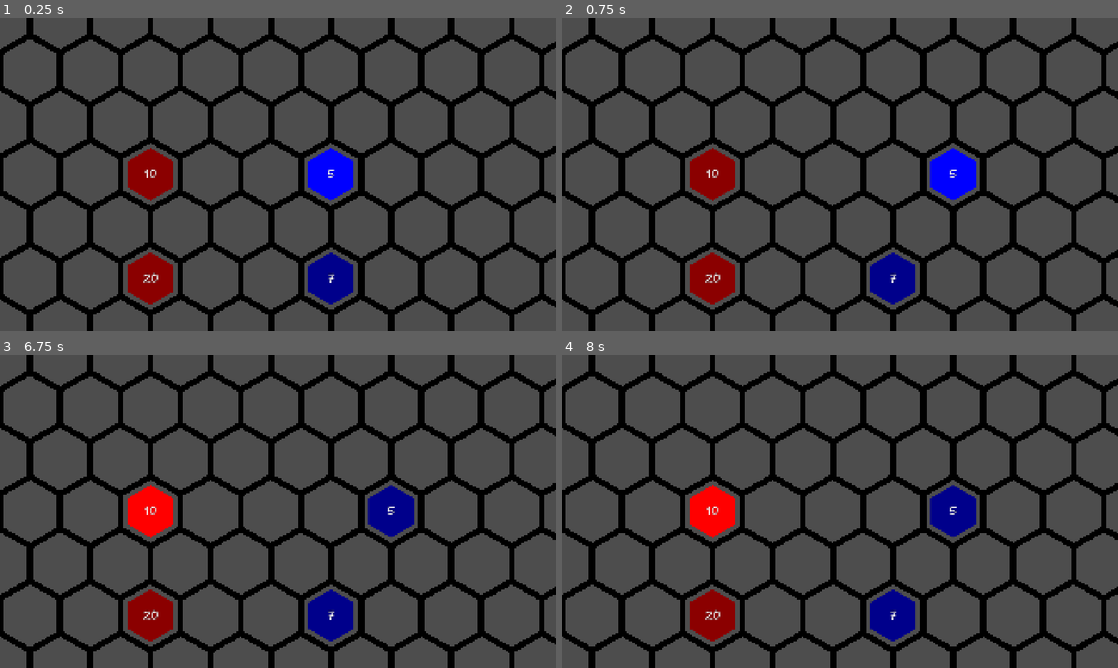
Above: before the commit, frames 1-4 (two rows, left to right).
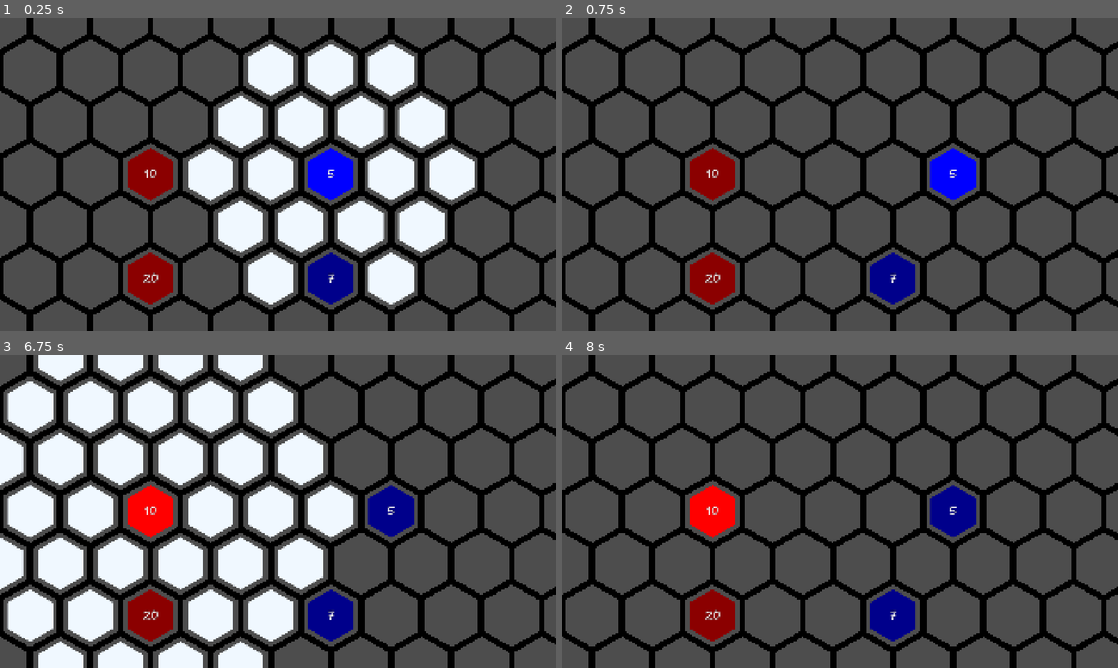
Above: after the commit, the same moments.

Repository: stvnnfrl/Portfolio
Game: Godot game, scene res://screens/battle/battlefield.tscn
Two runs of this game, one before a commit and one after it. Both use one fixed random seed, a clock stepped at 60 frames per second and the inputs below. This scene is started directly instead of the project's main scene.
Inputs (mouse positions are in pixels of both pictures, inside the frame that each line leads up to):
- Up to frame 1 (0.25 s): no input
- Up to frame 2 (0.75 s): tap Enter at 0.5 s; move the mouse to (962, 158) at 0.52 s; click (962, 158) at 0.67 s
- Up to frame 3 (6.75 s): tap Space at 1.25, 2.75, 4.25 s; drag from (166, 527) to (250, 574) at 1.27 s; tap Enter at 2, 3.5 s; move the mouse to (333, 442) at 2.02 s; click (333, 442) at 2.17 s; drag from (250, 574) to (111, 464) at 2.77 s; move the mouse to (444, 558) at 3.52 s; click (444, 558) at 3.67 s; drag from (111, 464) to (194, 433) at 4.27 s; move the mouse to (305, 511) at 5.02 s; click (305, 511) at 5.17 s; drag from (194, 433) to (166, 527) at 5.77 s; move the mouse to (400, 495) at 6.52 s; click (400, 495) at 6.67 s
- Up to frame 4 (8 s): drag from (728, 527) to (812, 574) at 7.27 s

The runs differ from the first frame. In frame 1, 18% of the frame differs, in the area x 33-86%, y 8-92%; in frame 2, nothing differs; in frame 3, 30%, in the area x 0-64%, y 0-100%; in frame 4, nothing differs.

Commit message:
available moves shadow

Diff:
--- a/hpp/hex_grid/hex_grid_render.gd
+++ b/hpp/hex_grid/hex_grid_render.gd
@@ -4,6 +4,12 @@
 @export var color: Color = Color.BLACK
 @export var border_frac: float = 0.9
 @export var unit_scene : PackedScene
+@export var highlight_scene : PackedScene
+
+@onready var highlight_layer = $"../Highlight"
+
+var active_reachable_hex : Dictionary = {}
+var active_highlights : Array = []
 
 enum SubTurnPhase {MOVING, ATTACKING}
 
@@ -71,13 +77,16 @@
 	# start turn
 	_start_next_sub_turn()
 
+
 # Called every frame. 'delta' is the elapsed time since the previous frame.
 func _process(delta: float) -> void:
 	set_instance_shader_parameter("rect_size", get_viewport_rect().size)
 	pass
 
+
 func _draw() -> void:
 	self.draw_rect(get_viewport_rect(), color)
+
 
 # This will have to be improved to be more modular depending on the unit and data we get from pre-grame
 func _setup_army():
@@ -134,6 +143,7 @@
 	active_unit = turn_queue[curr_subturn_index]
 	curr_subturn_phase = SubTurnPhase.MOVING
 	_update_unit_color(active_unit)
+	_draw_reachable_hexes()
 
 
 func _unhandled_input(event: InputEvent) -> void:
@@ -155,9 +165,11 @@
 				active_unit["hex"].position = cubic.cubic_to_pos2D(target_pos)
 
 				curr_subturn_phase = SubTurnPhase.ATTACKING
+				_clear_highlights()
 				print("Moved")
 			elif target_pos == active_unit["coords"]:
 				curr_subturn_phase = SubTurnPhase.ATTACKING
+				_clear_highlights()
 				print("Moving subphase skipped")
 			else:
 				print("Invalid move")
@@ -195,11 +207,41 @@
 	else:
 		sprite.self_modulate = Color.BLUE
 
+
 func _end_turn_cleanup():
 	var sprite = active_unit["hex"].get_node("Sprite2D")
 	sprite.self_modulate = active_unit["base_color"]
 
 	_start_next_sub_turn()
+
+
+func _draw_reachable_hexes():
+	# clean up just in case
+	_clear_highlights()
+
+	# get reachable hexes with BFS
+	var move_limit = active_unit["stats"]["movement"]
+	active_reachable_hex = calculate_reachable_hexes(active_unit["coords"], move_limit)
+
+	for hex_coord in active_reachable_hex.keys():
+		# skip active unit coordinates (i.e. don't want to "overwrite" unit)
+		if hex_coord == active_unit["coords"]:
+			continue
+
+		var h_instance = highlight_scene.instantiate()
+		highlight_layer.add_child(h_instance)
+		h_instance.position = cubic.cubic_to_pos2D(hex_coord)
+		h_instance.modulate = Color.ALICE_BLUE
+
+		active_highlights.append(h_instance)
+
+
+func _clear_highlights():
+	for hex in active_highlights:
+		if is_instance_valid(hex):
+			hex.queue_free()
+	active_highlights.clear()
+
 
 # Helper functions
 
@@ -241,3 +283,31 @@
 	army_2.erase(unit)
 
 	print("Unit killed")
+
+
+func calculate_reachable_hexes(start: Vector3i, max_move: int) -> Dictionary:
+	var queue: Array[Vector3i] = [start]
+	var reachable_hex: Dictionary = {start: start}
+	var cost_so_far: Dictionary = {start: 0}
+
+	while not queue.is_empty():
+		var current : Vector3i = queue.pop_front()
+
+		for dir in CubicCoords.CUBIC_DIRECTIONS:
+			var neighbor = current + Vector3i(dir)
+			var new_cost = cost_so_far[current] + 1
+
+			# stop search if distance too big for unit
+			if new_cost > max_move:
+				continue
+
+			# stop search in this direction if
+			if not get_unit_at_hex(neighbor).is_empty():
+				continue
+
+			if not cost_so_far.has(neighbor) or new_cost < cost_so_far[neighbor]:
+				cost_so_far[neighbor] = new_cost
+				reachable_hex[neighbor] = current
+				queue.append(neighbor)
+
+	return reachable_hex
--- a/hpp/screens/battle/battlefield.tscn
+++ b/hpp/screens/battle/battlefield.tscn
@@ -1,8 +1,9 @@
-[gd_scene load_steps=4 format=3 uid="uid://b0nf4o5dhg47d"]
+[gd_scene load_steps=5 format=3 uid="uid://b0nf4o5dhg47d"]
 
 [ext_resource type="Script" uid="uid://bydop4guvt4v7" path="res://hex_grid/hex_grid_render.gd" id="1_ft78b"]
 [ext_resource type="Resource" uid="uid://bfdrcvmymov1a" path="res://hex_grid/battlefield_hex.tres" id="2_c4f7h"]
 [ext_resource type="PackedScene" uid="uid://cjp8nqi8fy1kn" path="res://screens/battle/unit.tscn" id="3_c4f7h"]
+[ext_resource type="PackedScene" uid="uid://b5w1vqigtua0e" path="res://screens/battle/highlight_hex.tscn" id="4_tjud5"]
 
 [node name="Battlefield Root" type="Node"]
 
@@ -15,7 +16,10 @@
 grow_vertical = 2
 mouse_filter = 2
 
+[node name="Highlight" type="Node2D" parent="."]
+
 [node name="2D Root" type="Node2D" parent="."]
 script = ExtResource("1_ft78b")
 cubic = ExtResource("2_c4f7h")
 unit_scene = ExtResource("3_c4f7h")
+highlight_scene = ExtResource("4_tjud5")
--- /dev/null
+++ b/hpp/screens/battle/highlight_hex.tscn
@@ -0,0 +1,6 @@
+[gd_scene load_steps=2 format=3 uid="uid://b5w1vqigtua0e"]
+
+[ext_resource type="Texture2D" uid="uid://dmm8ra6fvpmg2" path="res://screens/battle/tile_horizontal.png" id="1_g87yd"]
+
+[node name="HighlightHex" type="Sprite2D"]
+texture = ExtResource("1_g87yd")
